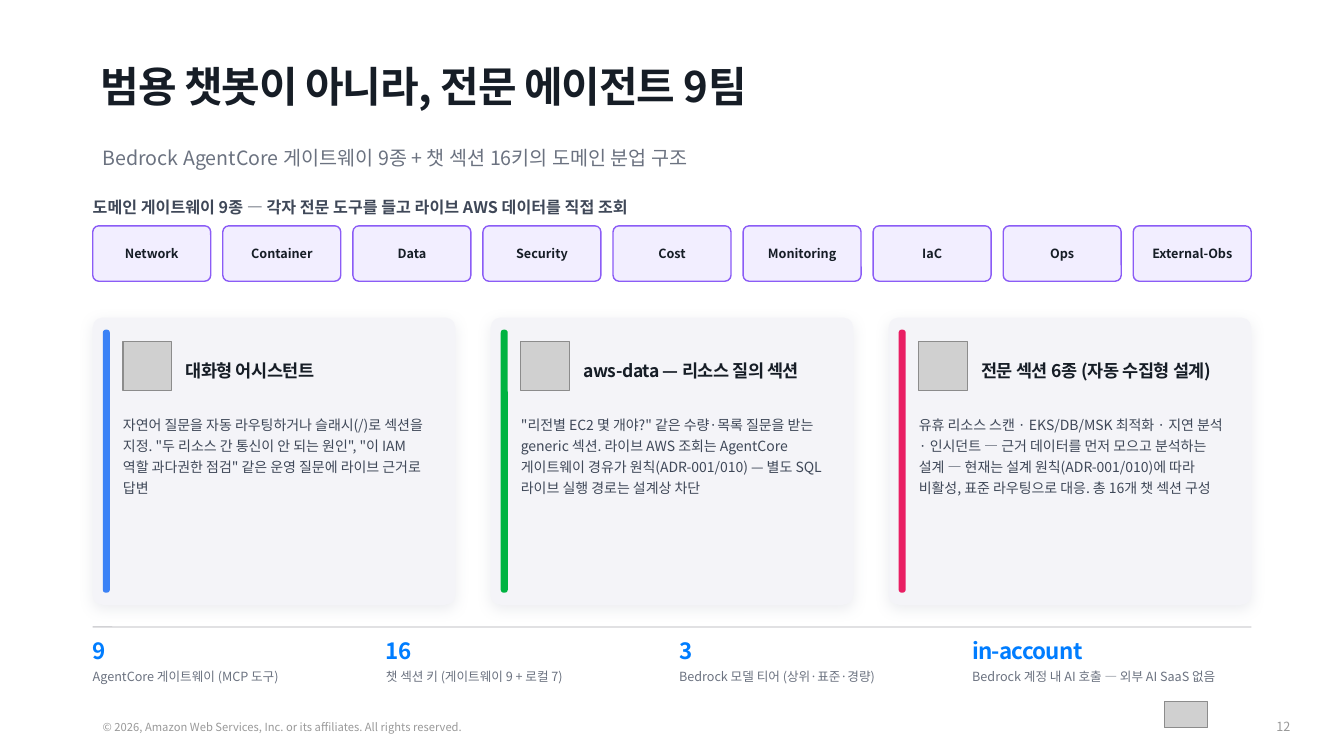
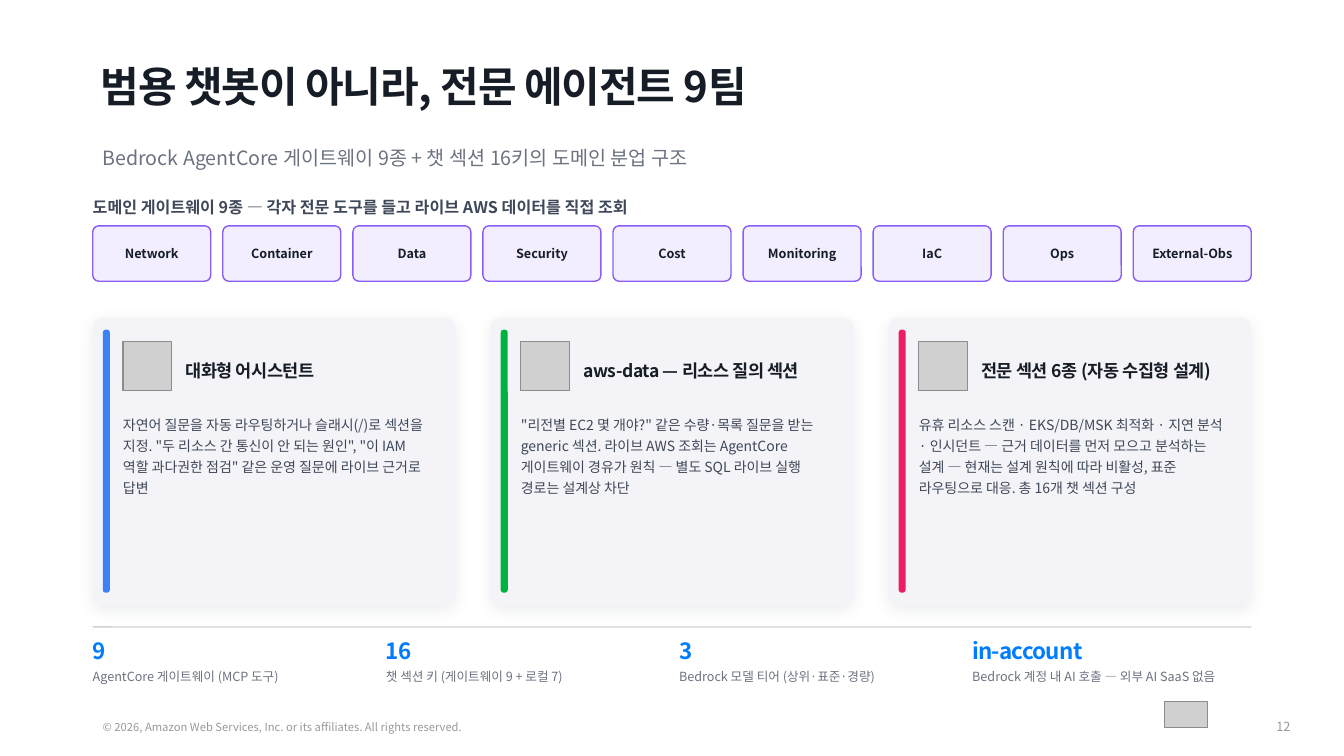
Before and after one commit to aws-samples/sample-awsops, a slide deck: slide 12 of docs-site/static/presentation/awsops-intro/awsops-intro.pptx. Drawn at 1344x756 pixels with LibreOffice and Linux fonts; fonts in the diff are those of the drawing; grey boxes stand for pictures. Boxes give left, top, right and bottom in pixels: in the first picture for what was removed or moved away, otherwise in the second. Text is boxed around its words. In the diff, an @@ line names an element or a change of style, - is before the commit and + after.

```diff
--- a/docs-site/static/presentation/awsops-intro/awsops-intro.pptx
+++ b/docs-site/static/presentation/awsops-intro/awsops-intro.pptx
@@ text at <box>521,418,814,494</box>: text changed @@
-"리전별 EC2 몇 개야?" 같은 수량·목록 질문을 받는 generic 섹션. 라이브 AWS 조회는 AgentCore 게이트웨이 경유가 원칙(ADR-001/010) — 별도 SQL 라이브 실행 경로는 설계상 차단
+"리전별 EC2 몇 개야?" 같은 수량·목록 질문을 받는 generic 섹션. 라이브 AWS 조회는 AgentCore 게이트웨이 경유가 원칙 — 별도 SQL 라이브 실행 경로는 설계상 차단
@@ text at <box>919,418,1223,494</box>: text changed @@
-유휴 리소스 스캔 · EKS/DB/MSK 최적화 · 지연 분석 · 인시던트 — 근거 데이터를 먼저 모으고 분석하는 설계 — 현재는 설계 원칙(ADR-001/010)에 따라 비활성, 표준 라우팅으로 대응. 총 16개 챗 섹션 구성
+유휴 리소스 스캔 · EKS/DB/MSK 최적화 · 지연 분석 · 인시던트 — 근거 데이터를 먼저 모으고 분석하는 설계 — 현재는 설계 원칙에 따라 비활성, 표준 라우팅으로 대응. 총 16개 챗 섹션 구성
```
Also in this commit, not shown: 2 other slides changed, 9 other files.
